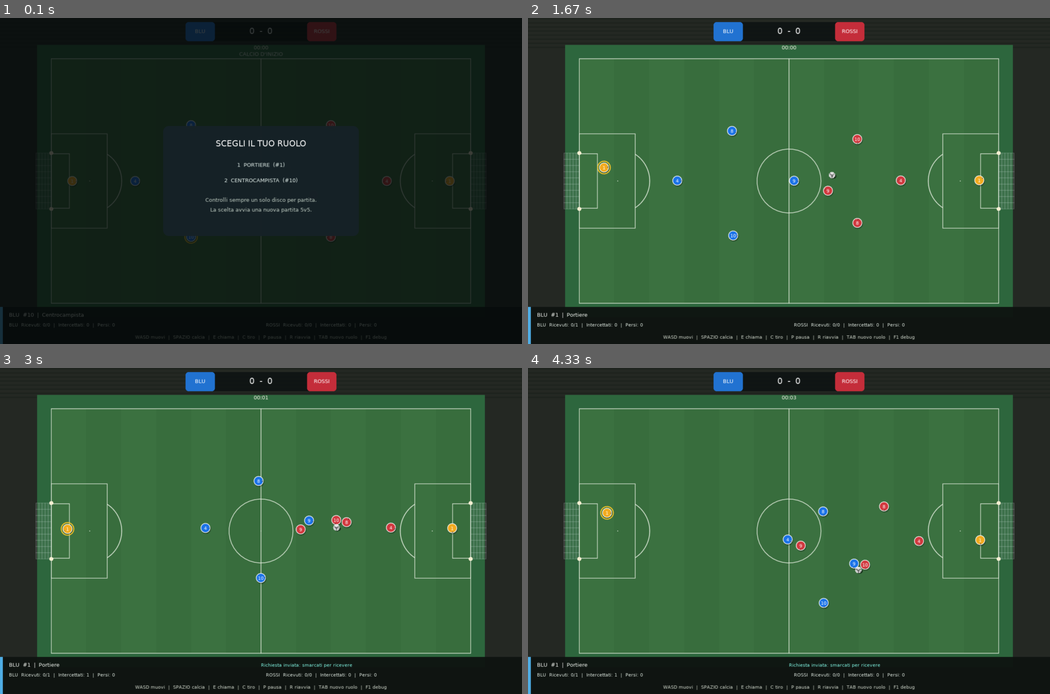
Above: before the commit, frames 1-4 (two rows, left to right).
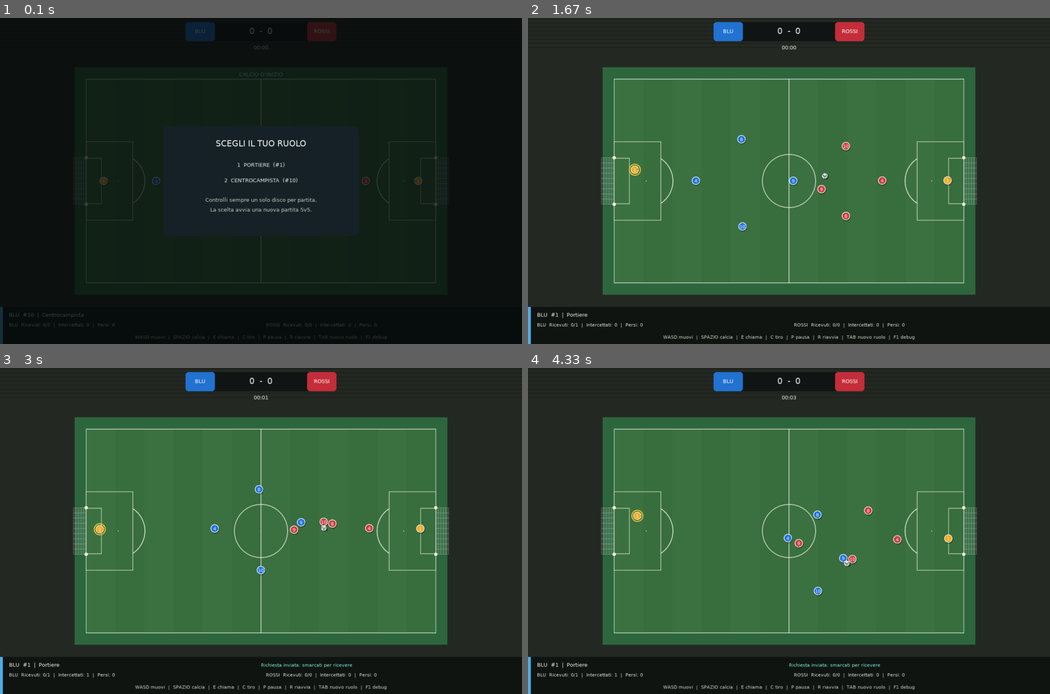
Above: after the commit, the same moments.

Repository: Askeladd22/FoosballPhysicsLab
Game: LÖVE game, started from main.lua
Two runs of this game, one before a commit and one after it. Both use one fixed random seed, a clock stepped at 60 frames per second and the inputs below.
Inputs:
- Up to frame 1 (0.1 s): no input
- Up to frame 2 (1.67 s): tap 1 at 0.33 s; hold Right 0.67-1.13 s; hold Up 1.17-1.47 s; hold Right from 1.5 s (still down); tap J at 1.57 s
- Up to frame 3 (3 s): tap J at 1.87, 2.07, 2.37, 2.63, 2.97 s; release Right at 1.97 s; hold Left 2-2.53 s; tap K at 2.15 s; hold Down 2.57-2.87 s; tap E at 2.72 s; hold Left from 2.9 s (still down)
- Up to frame 4 (4.33 s): tap J at 3.27, 3.4, 3.8, 4.1 s; release Left at 3.3 s; hold Up 3.33-3.7 s; tap K at 3.48 s; hold Right from 3.73 s (still down); tap E at 3.88 s

The runs differ from the first frame. In frame 1, 1.5% of the frame differs, in the area x 7-93%, y 10-88%; in frame 2, 22%, in the area x 6-94%, y 8-89%; in frame 3, 22%; in frame 4, 22%.

Commit message:
Adatta vista 2D ai parametri camera FM24
Aggiorna il fit del campo usando i bordi della camera 2D Classic di FM24. Aggiunge uno script di ispezione in sola lettura e documenta evidenze, verifiche e limiti dell'analisi.

Diff:
--- a/src/view.lua
+++ b/src/view.lua
@@ -23,7 +23,12 @@
 local function layout(f)
     local w,h=lg.getDimensions()
     local top,bottom=100,100
-    local scale=min((w-94)/f.w,(h-top-bottom)/f.h)
+    -- FM24 cameras_match.jsb / two_d_classic: length_border=10,
+    -- width_border=14. We interpret these as total world-space margins;
+    -- FM24's runtime viewport calculation is not yet verified (see docs).
+    -- Fit the surroundings too, so nets and touchlines survive resizing.
+    local lengthBorder,widthBorder=10,14
+    local scale=min(w/(f.w+lengthBorder),(h-top-bottom)/(f.h+widthBorder))
     local pitchW,pitchH=scale*f.w,scale*f.h
     local ox=(w-pitchW)/2
     local oy=top+(h-top-bottom-pitchH)/2
Not shown, changed: .paul/STATE.md
Not shown, added: .paul/phases/09-fm24-camera/09-01-PLAN.md
Not shown, added: .paul/phases/09-fm24-camera/09-01-SUMMARY.md
Not shown, added: docs/FM24-2D-Camera-Analysis.md
